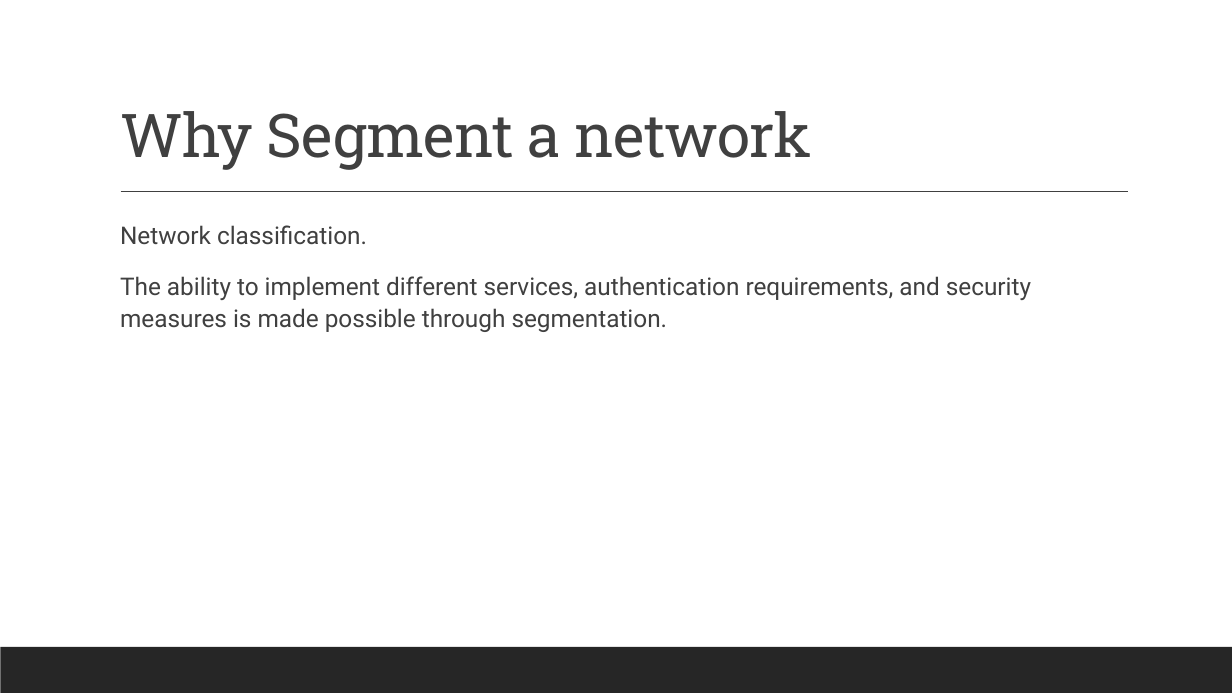
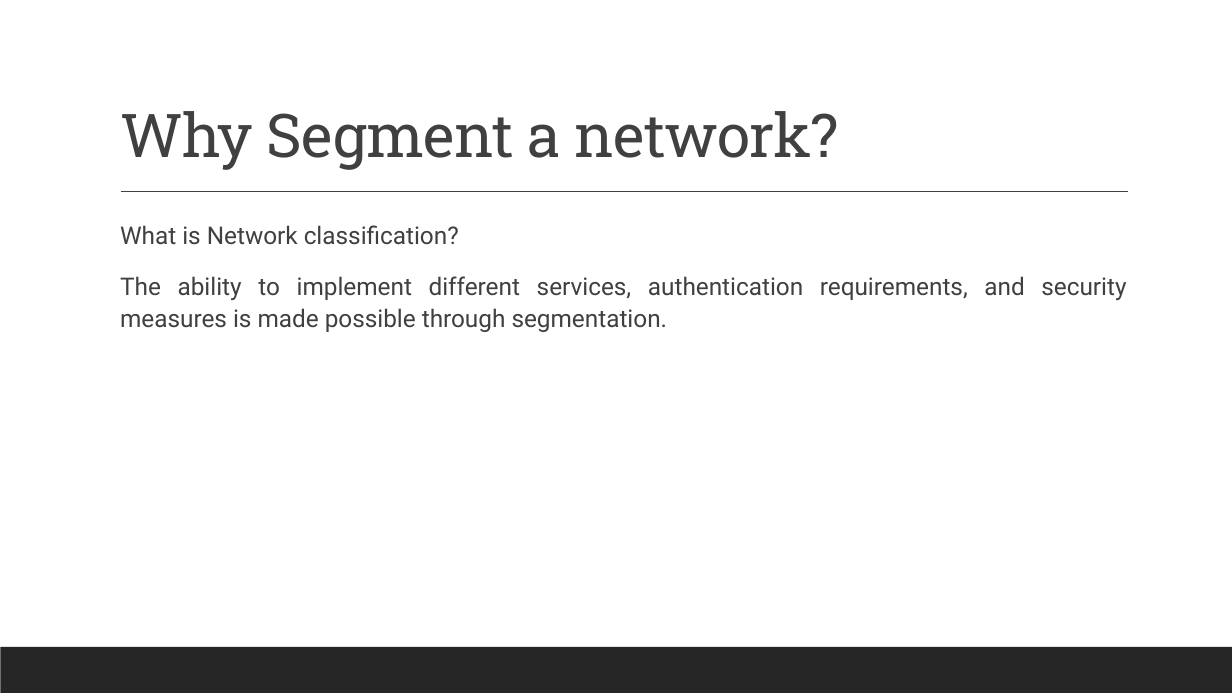
Before and after one commit to ronnie-1947/access-control-ppt, a slide deck: slide 18 of Access Control.pptx (slide 17 before the commit). Drawn at 1232x693 pixels with LibreOffice and Linux fonts; fonts in the diff are those of the drawing. Boxes give left, top, right and bottom in pixels: in the first picture for what was removed or moved away, otherwise in the second. Text is boxed around its words. In the diff, an @@ line names an element or a change of style, - is before the commit and + after.

```diff
--- a/Access Control.pptx
+++ b/Access Control.pptx
@@ title at (x1=120, y1=111, x2=839, y2=170): text changed @@
-Why Segment a network
+Why Segment a network?
@@ text at (x1=120, y1=225, x2=459, y2=245): text changed @@
-  Network classification.
+  What is Network classification?
@@ text at (x1=120, y1=276, x2=1126, y2=332): alignment left to justified @@
```
Also in this commit, not shown: 15 other slides changed, 1 slide added.
